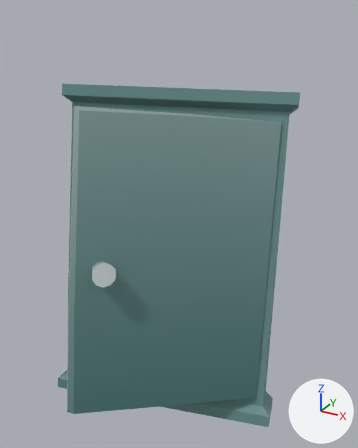
One commit to the FBX model Assets/HelloPico2/Data/Model/Prop/PropReal/Prop_ExitDoor.fbx: the scene before it, then after it.
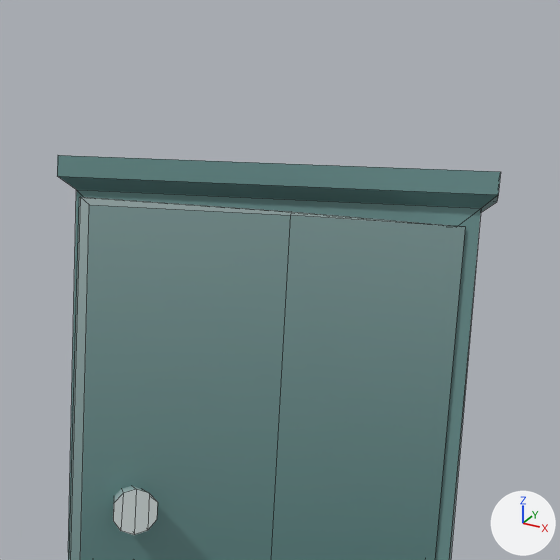
There are two pictures of each version: one whole from a 50 mm lens placed at (0.145, -0.259, 0.148), pointed at (0.005, -0.005, 0.02), one close up on the part from 9% to 93% of the width and 0% to 67% of the height. The lights are fixed; the arrows at lower right show +X, +Y and +Z. The close-ups show mesh edges as thin lines. Where no turn or scale is listed for an object, it has been applied to the vertices.

The first close-up shows 'Door'.
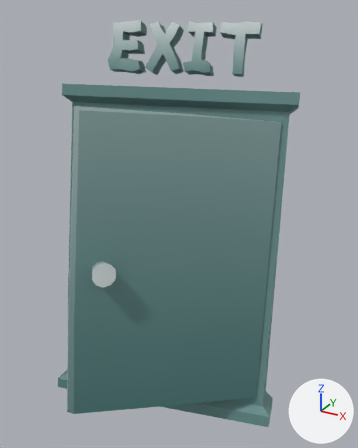
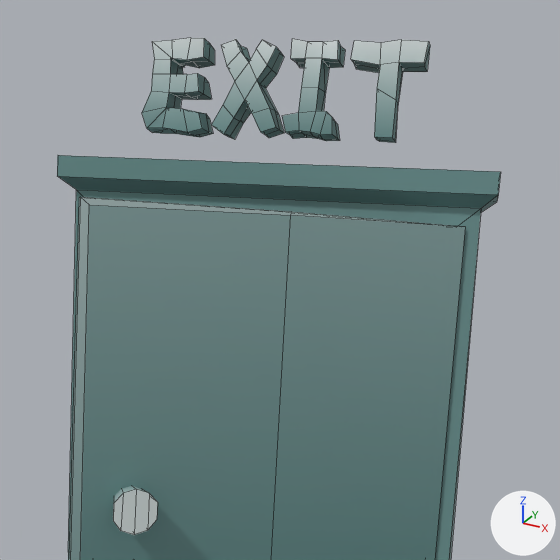
Commit message: 加 EXIT  字樣 在 退出門上
加 EXIT  字樣 在 退出門上

Patch to the scene script:
```diff
--- a/Assets/HelloPico2/Data/Model/Prop/PropReal/Prop_ExitDoor.fbx.py
+++ b/Assets/HelloPico2/Data/Model/Prop/PropReal/Prop_ExitDoor.fbx.py
@@ me_door @@
 # used by ob_door; location = (0.0001, 0.0022, 0.0)
-me_door.from_pydata(...)  # 74 vertices, 70 faces; spans x -0.092..0.078, y -0.096..0.062, z -0.114..0.101
+me_door.from_pydata(...)  # 314 vertices, 302 faces; spans x -0.092..0.078, y -0.093..0.064, z -0.114..0.139
+# me_door part 1: a new loose piece of 84 vertices spanning x -0.064..-0.039, y 0.016..0.042, z 0.105..0.139, in mat_tool_lmb (picture img_coloratlasbtex_png)
+# me_door part 2: a new loose piece of 60 vertices spanning x -0.04..-0.014, y 0.023..0.048, z 0.105..0.139, in mat_tool_lmb (picture img_coloratlasbtex_png)
+# me_door part 3: a new loose piece of 60 vertices spanning x -0.015..0.005, y 0.03..0.055, z 0.106..0.139, in mat_tool_lmb (picture img_coloratlasbtex_png)
+# me_door part 4: a new loose piece of 36 vertices spanning x 0.004..0.032, y 0.038..0.062, z 0.106..0.139, in mat_tool_lmb (picture img_coloratlasbtex_png)
 me_door.materials.append(mat_tool_lmb)
@@ ob_door @@
 ob_door = bpy.data.objects.new('Door', me_door)
-ob_door.location = (0.0001, 0.0022, 0.0)
+ob_door.location = (0.0, 0.0, 0.0)
```

Location of each change, (x1, y1, x2, y2) in pixels of the close-ups (560 x 560 px):
'Door', reshaped, moved
    before: (57, 155, 501, 560)
    after: (57, 38, 501, 560)
part 1 of me_door, added
    after: (142, 38, 215, 137)
part 2 of me_door, added
    after: (211, 39, 284, 139)
part 3 of me_door, added
    after: (282, 39, 345, 141)
part 4 of me_door, added
    after: (351, 40, 430, 143)
